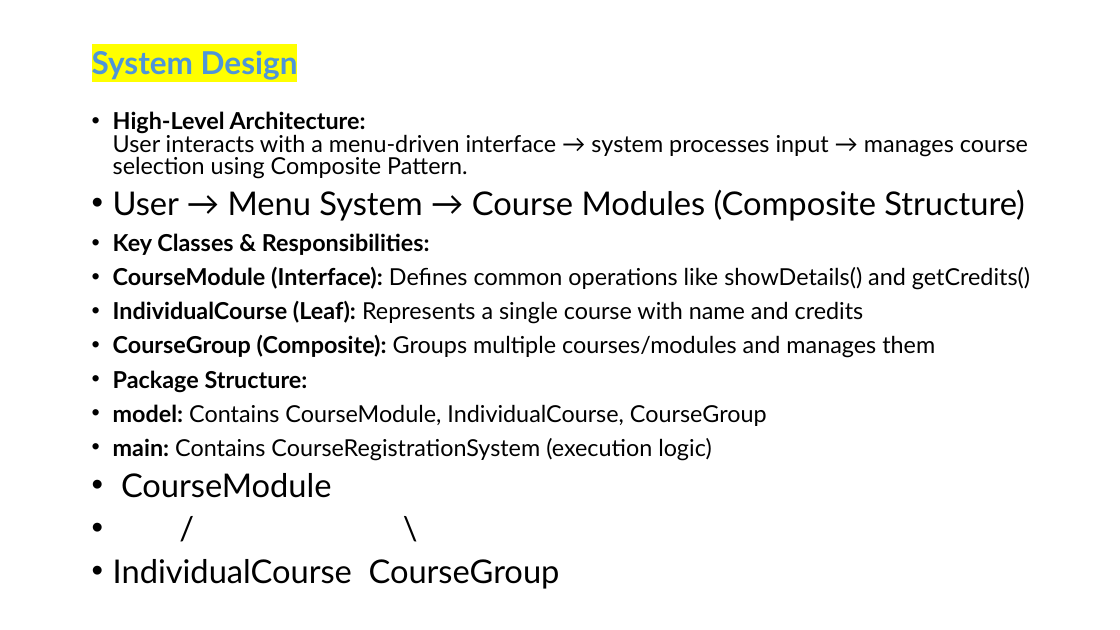
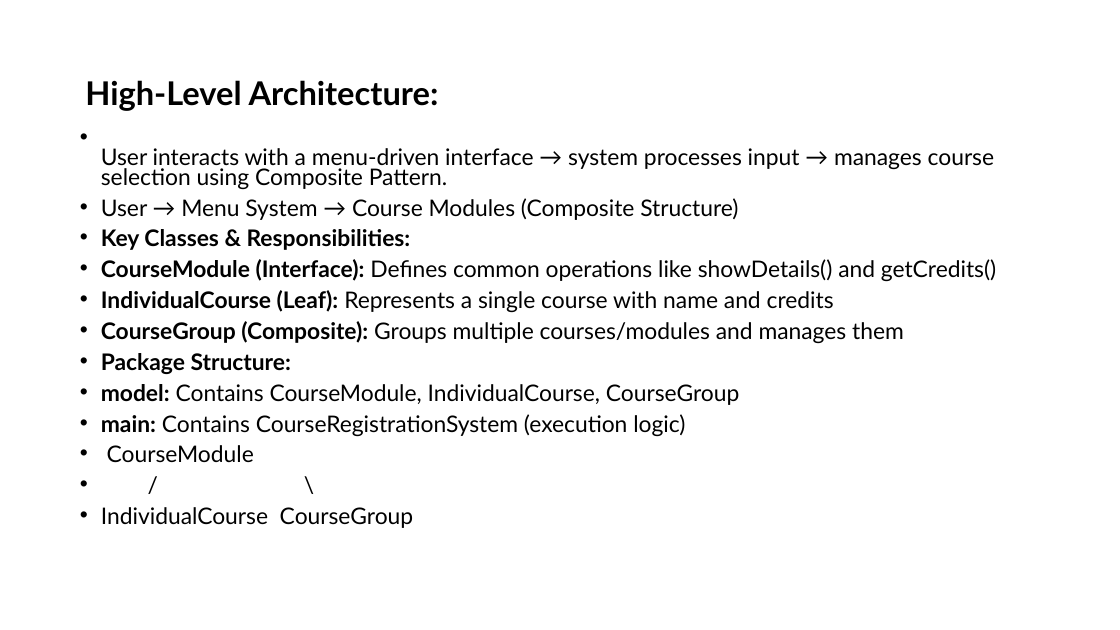
Before and after one commit to IEM-Gurukul/term-ii-project-submission-alifarhan2712-cmd, a slide deck: slide 3 of slides/Farhans_OOPS_Project_CourseRegistrationSystem.pptx (slide 2 before the commit). Drawn at 1120x630 pixels with LibreOffice and Linux fonts; fonts in the diff are those of the drawing. Boxes give left, top, right and bottom in pixels: in the first picture for what was removed or moved away, otherwise in the second. Text is boxed around its words. In the diff, an @@ line names an element or a change of style, - is before the commit and + after.

```diff
--- a/slides/Farhans_OOPS_Project_CourseRegistrationSystem.pptx
+++ b/slides/Farhans_OOPS_Project_CourseRegistrationSystem.pptx
@@ title removed at (x1=92, y1=47, x2=298, y2=81) @@
-System Design
@@ title added at (x1=85, y1=80, x2=439, y2=111), 28 pt, text #000000, bold @@
+High-Level Architecture:
@@ text "User interacts with a menu-driven ..." moved from (x1=113, y1=111, x2=1030, y2=589) to (x1=101, y1=148, x2=996, y2=528) @@
@@ text at (x1=101, y1=148, x2=995, y2=189): text changed; size 20 to 19.6 pt @@
-• High-Level Architecture:
-  User interacts with a menu-driven interface → system processes input → manages course selection using Composite Pattern.
+• User interacts with a menu-driven interface → system processes input → manages course selection using Composite Pattern.
@@ text at (x1=101, y1=198, x2=996, y2=528): size 28 to 19.6 pt in "User → Menu System → Course Modules ...", "CourseModule", "/ \", "IndividualCourse CourseGroup"; size 20 to 19.6 pt in "Key Classes & Responsibilities:", "CourseModule (Interface): Defines common operations like sho ...", "IndividualCourse (Leaf): Represents a single course with ...", "CourseGroup (Composite): Groups multiple courses/modules and ..." and 3 more places; line spacing 0.8 to 0.7 @@
```
Also in this commit, not shown: 1 other slide changed, 1 slide added.
